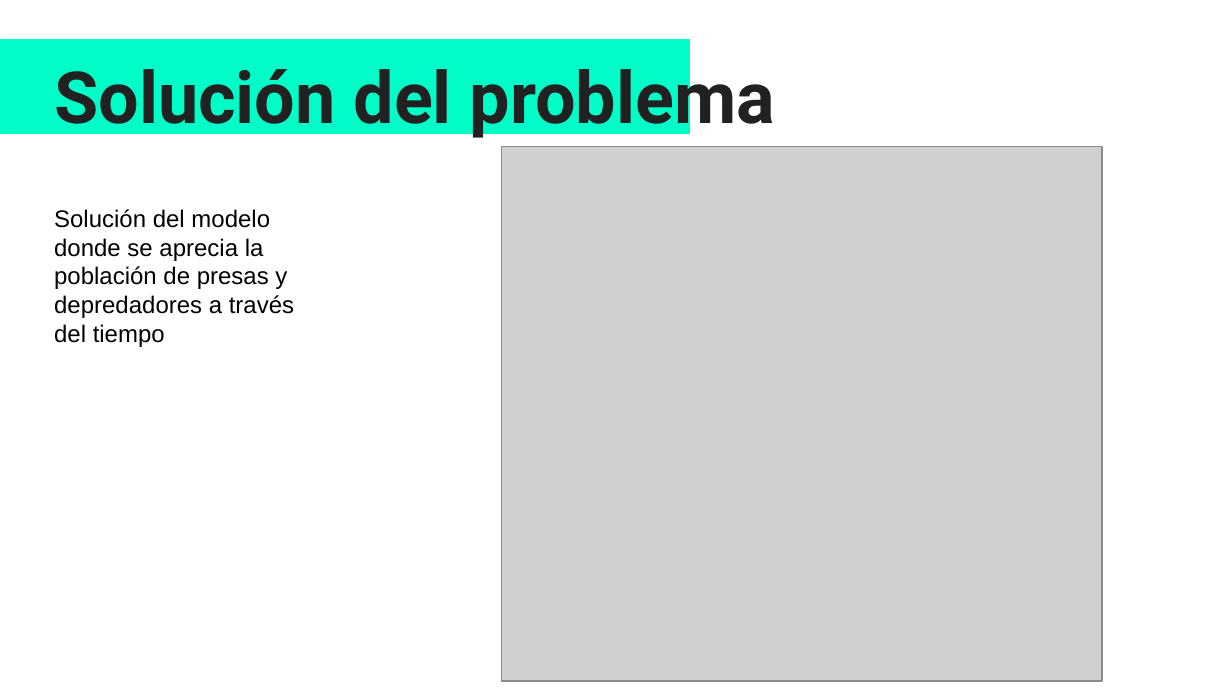
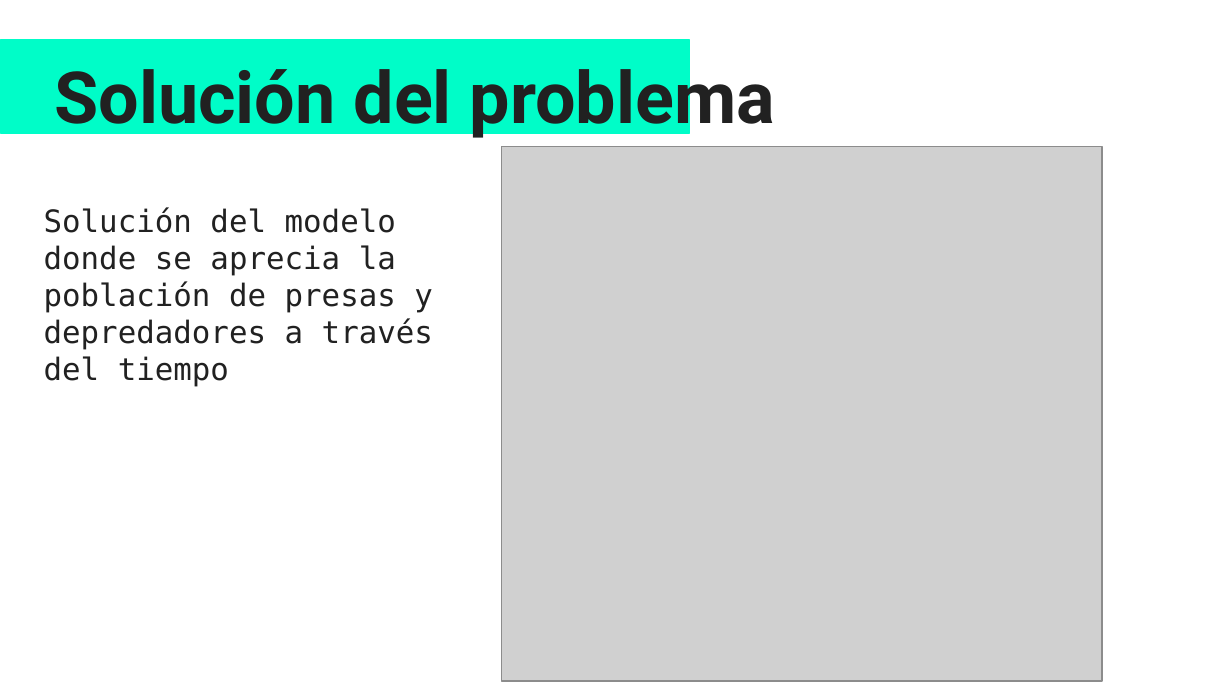
Before and after one commit to Carolina1002/proyecto_modulo3, a slide deck: slide 7 of Modelo lotka-volterra.pptx (slide 6 before the commit). Drawn at 1232x693 pixels with LibreOffice and Linux fonts; fonts in the diff are those of the drawing; grey boxes stand for pictures. Boxes give left, top, right and bottom in pixels: in the first picture for what was removed or moved away, otherwise in the second. Text is boxed around its words. In the diff, an @@ line names an element or a change of style, - is before the commit and + after.

```diff
--- a/Modelo lotka-volterra.pptx
+++ b/Modelo lotka-volterra.pptx
@@ text "Solución del modelo donde se ...": place and size @@
-text "Solución del modelo donde se ..." at bbox=[54, 209, 294, 347]
+text "Solución del modelo donde se ..." at bbox=[44, 207, 433, 387]
@@ text "Solución del modelo donde se ..." at bbox=[44, 207, 433, 387]: size 14 to 18 pt, font Arial to DejaVu Sans Mono, text colour #000000 to #212121 @@
```
Also in this commit, not shown: 5 other slides changed, 2 slides added, 1 slide removed, 1 other file.
